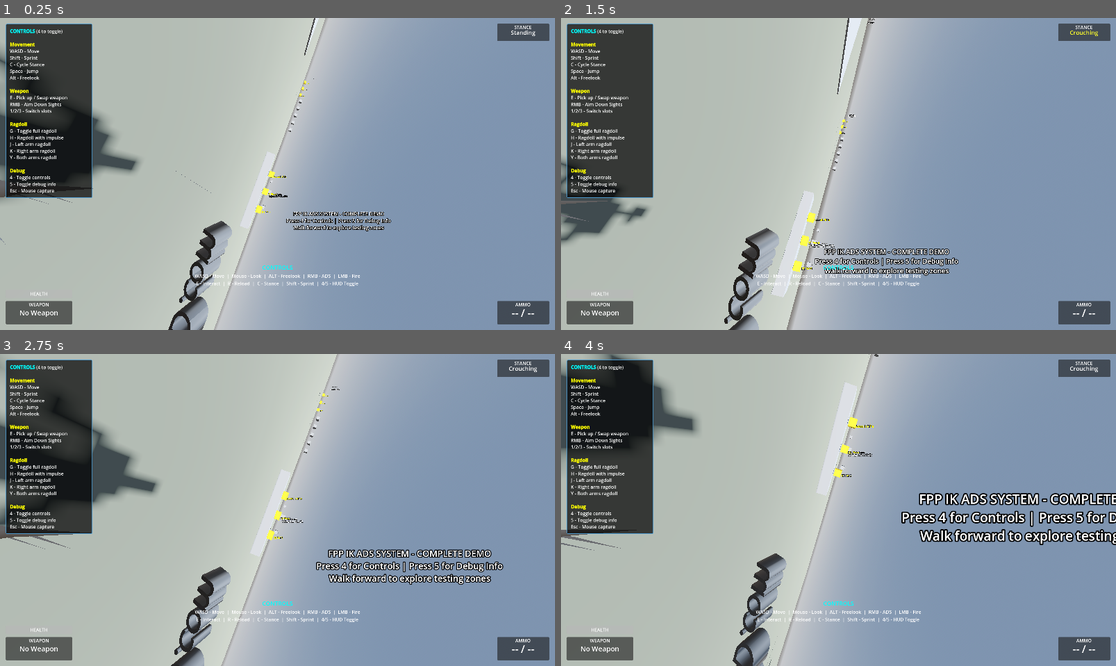
Above: before the commit, frames 1-4 (two rows, left to right).
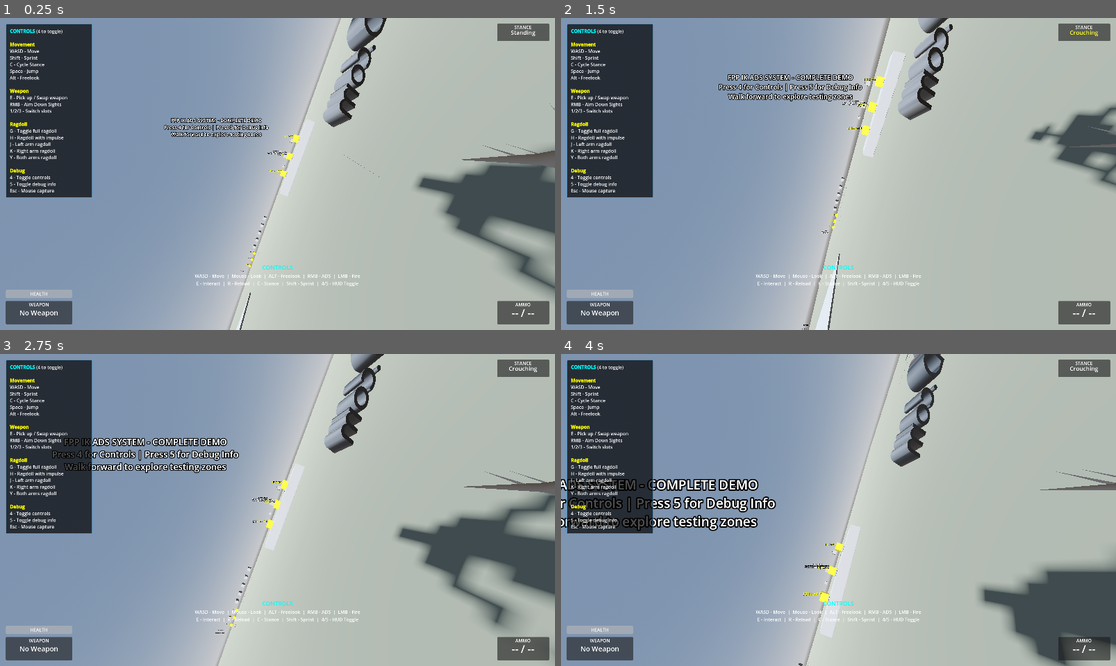
Above: after the commit, the same moments.

Repository: lmf-git/fpp-ik-ads
Game: Godot game, scene res://scenes/enhanced_demo.tscn
Same seed, same stepped clock (60 frames per second), same inputs: the game is played once before the commit and once after it.
Inputs (mouse positions are in pixels of both pictures, inside the frame that each line leads up to):
- Up to frame 1 (0.25 s): no input
- Up to frame 2 (1.5 s): tap Enter at 0.5 s; move the mouse to (866, 174) at 0.52 s; hold Right mouse button (aim_down_sights) 0.53-1.28 s; hold W (move_forward) from 0.53 s (still down); click (866, 174) at 0.67 s; tap Space (jump) at 0.77 s; move the mouse to (810, 174) at 1.27 s; tap C (crouch) at 1.35 s
- Up to frame 3 (2.75 s): keep holding W (move_forward); tap Space (jump) at 1.52 s; move the mouse to (288, 503) at 2.02 s; press the mouse at (288, 503) at 2.03 s
- Up to frame 4 (4 s): keep holding W (move_forward); move the mouse to (832, 516) at 2.77 s; release the mouse at (832, 516) at 2.78 s; tap Alt (freelook) at 2.85 s; click (832, 516) at 2.92 s; tap Space (jump) at 3.02, 3.77 s; move the mouse to (877, 513) at 3.52 s; tap E (interact) at 3.6 s

The runs differ from the first frame. In frame 1, 87% of the frame differs, in the area x 0-100%, y 0-100%; in frame 2, 85%; in frame 3, 82%; in frame 4, 87%.

Commit message:
Fix FPS camera up orientation with 180° roll correction

Diff:
--- a/scripts/components/camera_controller_component.gd
+++ b/scripts/components/camera_controller_component.gd
@@ -219,9 +219,8 @@
 			fps_camera.current = true
 
 		# In FPS mode, camera handles pitch only
-		# Character model's 180° rotation is inherited through bone attachment
-		# Camera needs +90° Y rotation to face forward (character model is rotated 180°)
-		fps_camera.rotation = Vector3(camera_x_rotation, PI/2, 0)
+		# Character model's 180° rotation requires compensating yaw and roll
+		fps_camera.rotation = Vector3(camera_x_rotation, PI/2, PI)
 
 ## Update ADS (Aim Down Sights) FOV
 func update_ads(delta: float, is_aiming: bool) -> void:
